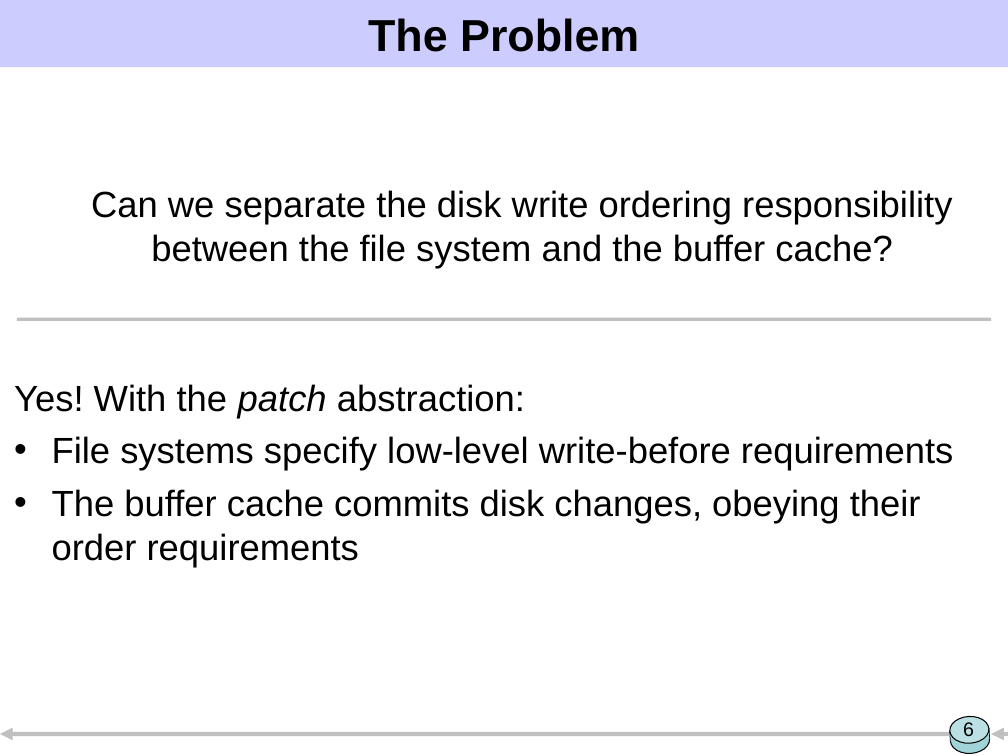
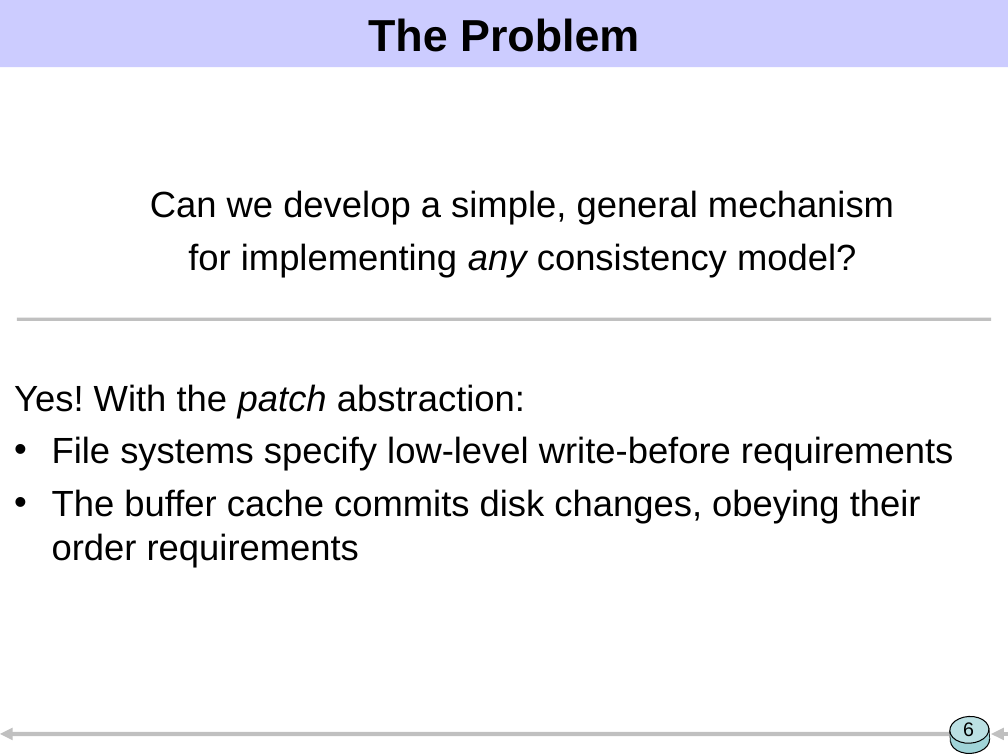
Before and after one commit to ucla-readable/fstitch-doc, a slide deck: slide 6 of sosp/pres.ppt. Drawn at 1008x756 pixels with LibreOffice and Linux fonts; fonts in the diff are those of the drawing. Boxes give left, top, right and bottom in pixels: in the first picture for what was removed or moved away, otherwise in the second. Text is boxed around its words. In the diff, an @@ line names an element or a change of style, - is before the commit and + after.

```diff
--- a/sosp/pres.ppt
+++ b/sosp/pres.ppt
@@ text at [150, 190, 894, 278]: text changed @@
-Can we separate the disk write ordering responsibility between the file system and the buffer cache?
+Can we develop a simple, general mechanism
+for implementing any consistency model?
```
Also in this commit, not shown: 13 other slides changed, 5 slides added, 1 slide removed.
